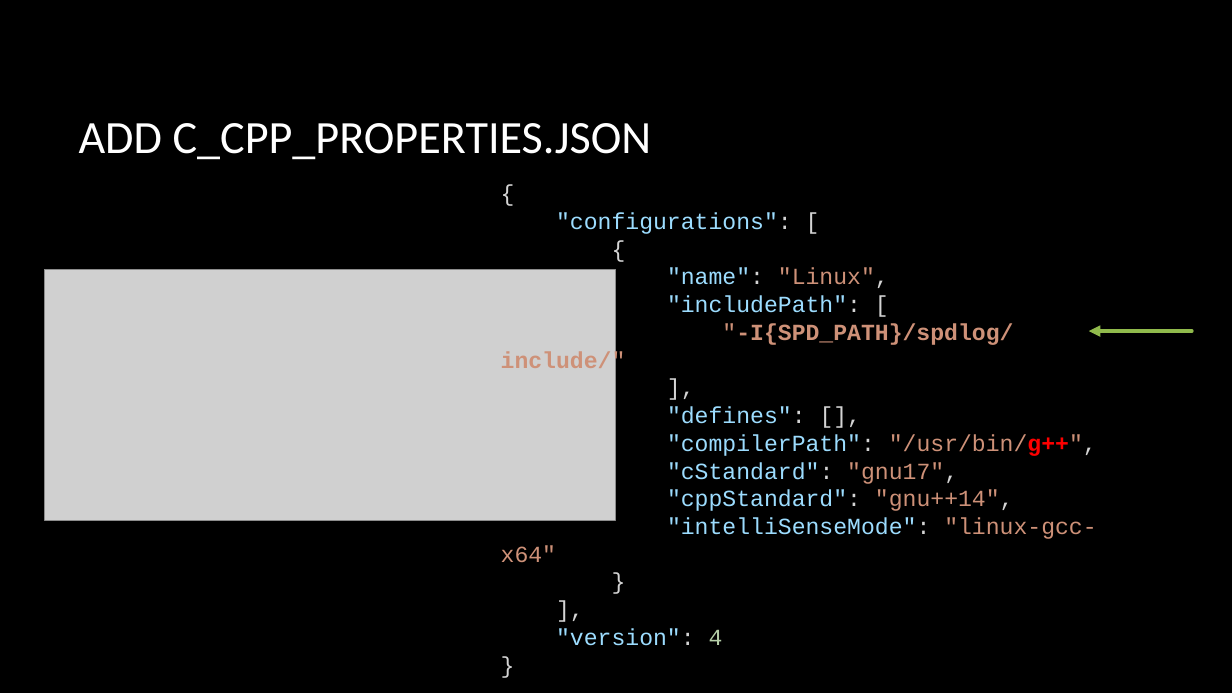
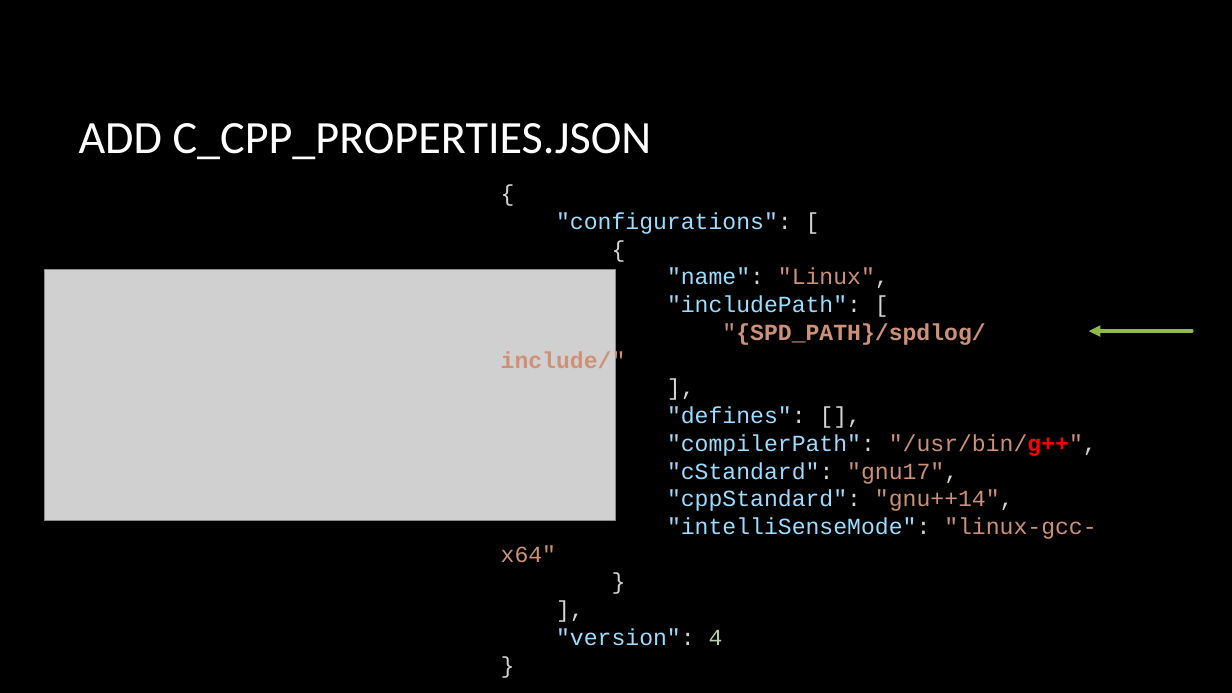
Before and after one commit to CNOCycle/cpp_tutorial, a slide deck: slide 12 of lab02/00-lab02.pptx. Drawn at 1232x693 pixels with LibreOffice and Linux fonts; fonts in the diff are those of the drawing; grey boxes stand for pictures; background and template pictures are left out. Boxes give left, top, right and bottom in pixels: in the first picture for what was removed or moved away, otherwise in the second. Text is boxed around its words. In the diff, an @@ line names an element or a change of style, - is before the commit and + after.

```diff
--- a/lab02/00-lab02.pptx
+++ b/lab02/00-lab02.pptx
@@ text at [501, 323, 985, 375]: text changed @@
-"-I{SPD_PATH}/spdlog/include/"
+"{SPD_PATH}/spdlog/include/"
```
Also in this commit, not shown: 1 slide removed, 2 other files.
